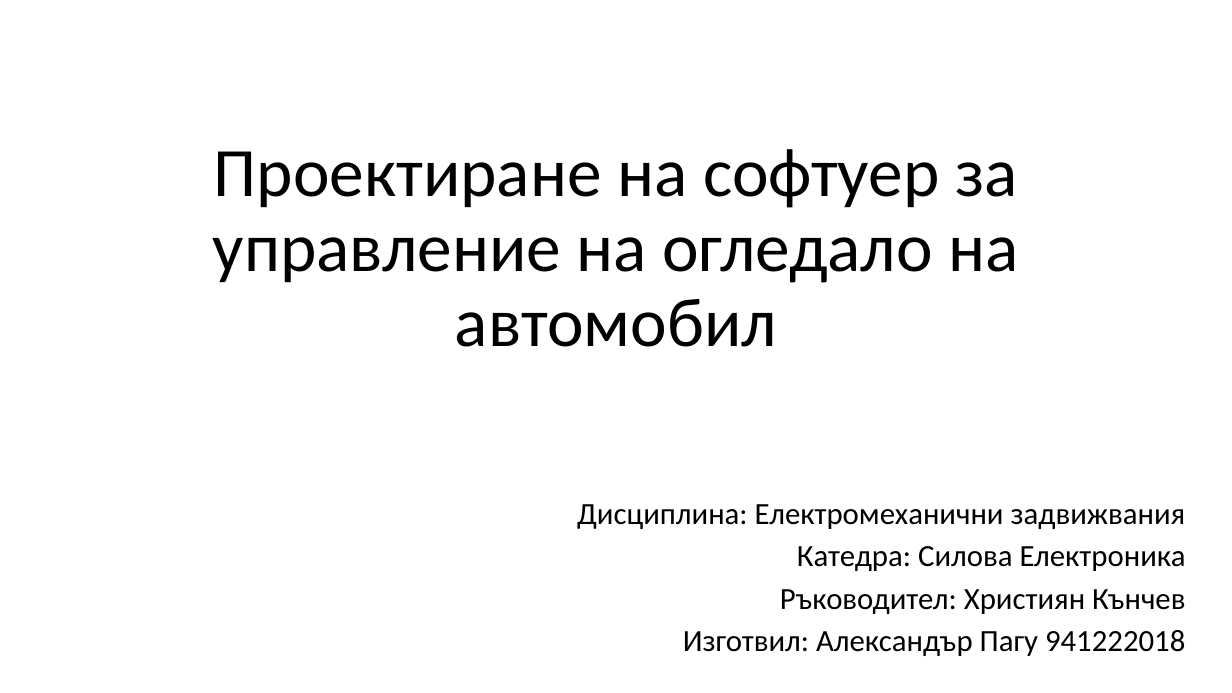
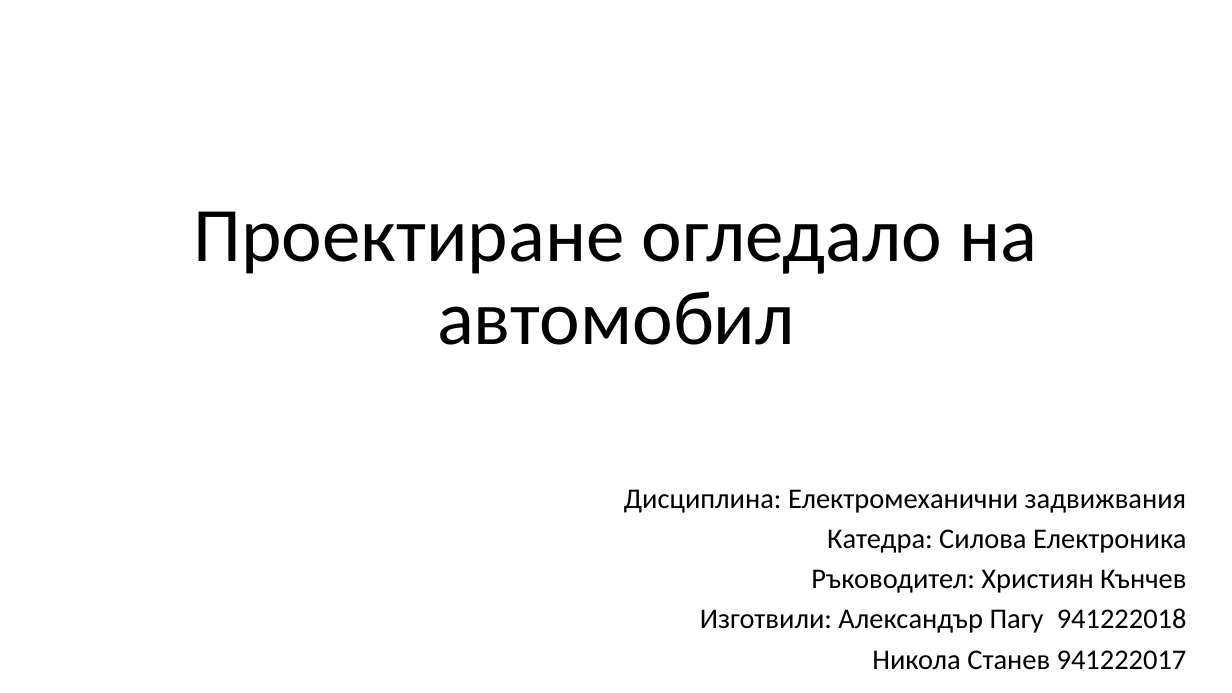
Before and after one commit to AlPagkou/EMZ-Project, a slide deck: slide 1 of ЕМЗ Проект.pptx. Drawn at 1232x693 pixels with LibreOffice and Linux fonts; fonts in the diff are those of the drawing. Boxes give left, top, right and bottom in pixels: in the first picture for what was removed or moved away, otherwise in the second. Text is boxed around its words. In the diff, an @@ line names an element or a change of style, - is before the commit and + after.

```diff
--- a/ЕМЗ Проект.pptx
+++ b/ЕМЗ Проект.pptx
@@ title at (194, 211, 1038, 345): text changed; size 54 to 60 pt @@
-Проектиране на софтуер за управление на огледало на автомобил
+Проектиране огледало на автомобил
@@ subtitle "Дисциплина: Електромеханични задвижвания": place and size @@
-subtitle "Дисциплина: Електромеханични задвижвания" at (577, 504, 1186, 656)
+subtitle "Дисциплина: Електромеханични задвижвания" at (624, 489, 1187, 670)
@@ subtitle at (624, 489, 1187, 593): size 24 to 22.2 pt in "Дисциплина: Електромеханични задвижвания", "Катедра: Силова Електроника", "Ръководител: Християн Кънчев" @@
@@ subtitle at (700, 608, 1187, 670): text changed; size 24 to 22.2 pt @@
-Изготвил: Александър Пагу 941222018
+Изготвили: Александър Пагу 941222018
+Никола Станев 941222017
```
Also in this commit, not shown: 4 other slides changed, 2 slides added, 3 other files.
